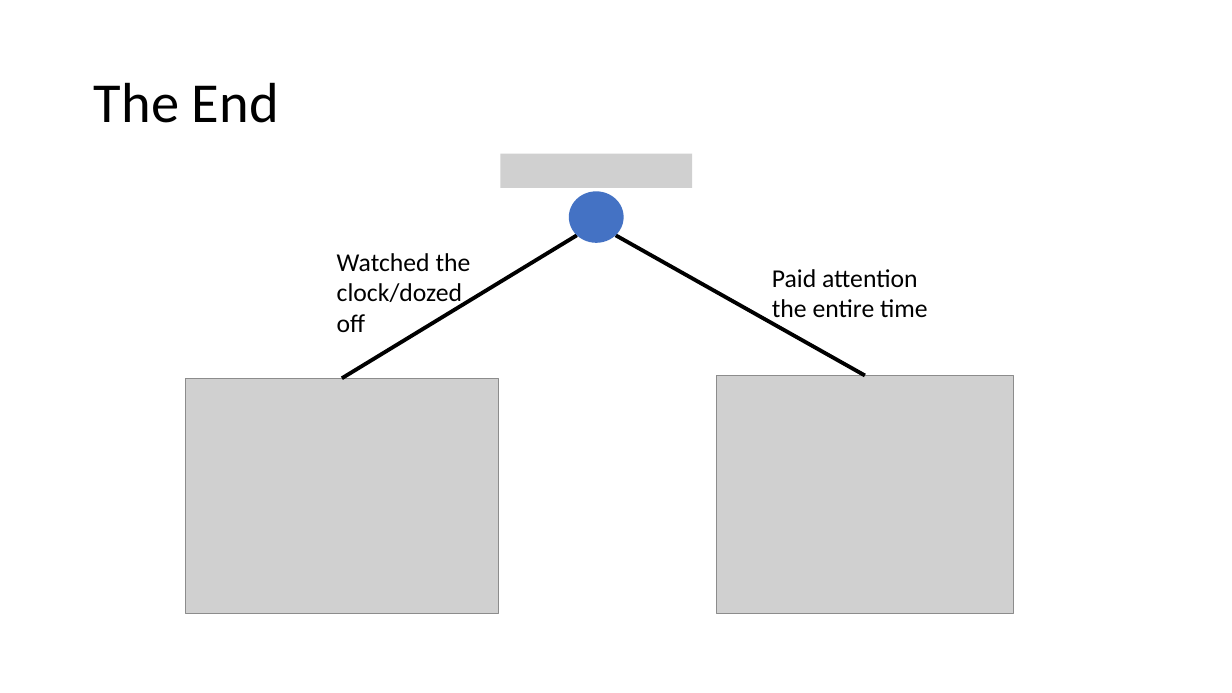
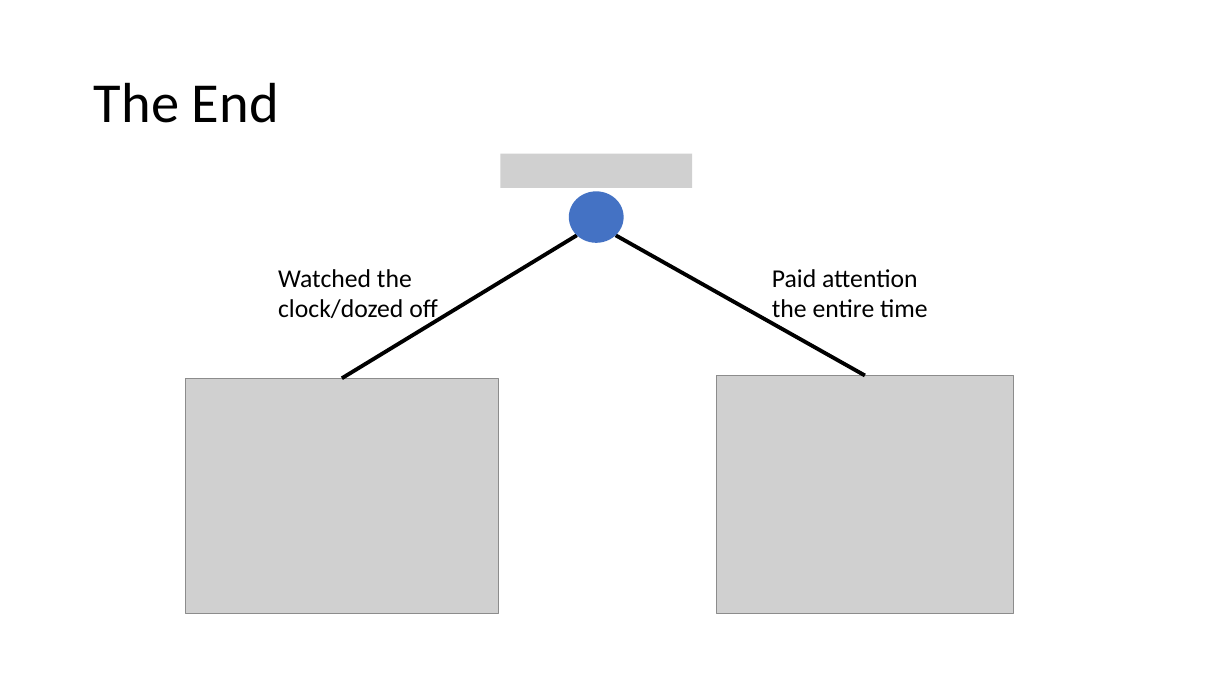
Before and after one commit to silburt/RF_DeepDive, a slide deck: slide 36 of presentation.pptx (slide 32 before the commit). Drawn at 1232x693 pixels with LibreOffice and Linux fonts; fonts in the diff are those of the drawing; grey boxes stand for pictures. Boxes give left, top, right and bottom in pixels: in the first picture for what was removed or moved away, otherwise in the second. Text is boxed around its words. In the diff, an @@ line names an element or a change of style, - is before the commit and + after.

```diff
--- a/presentation.pptx
+++ b/presentation.pptx
@@ text "Watched the clock/dozed off" rewrapped from <box>337,253,471,332</box> to <box>278,269,438,323</box> @@
```
Also in this commit, not shown: 6 other slides changed, 4 slides added, 4 other files.
